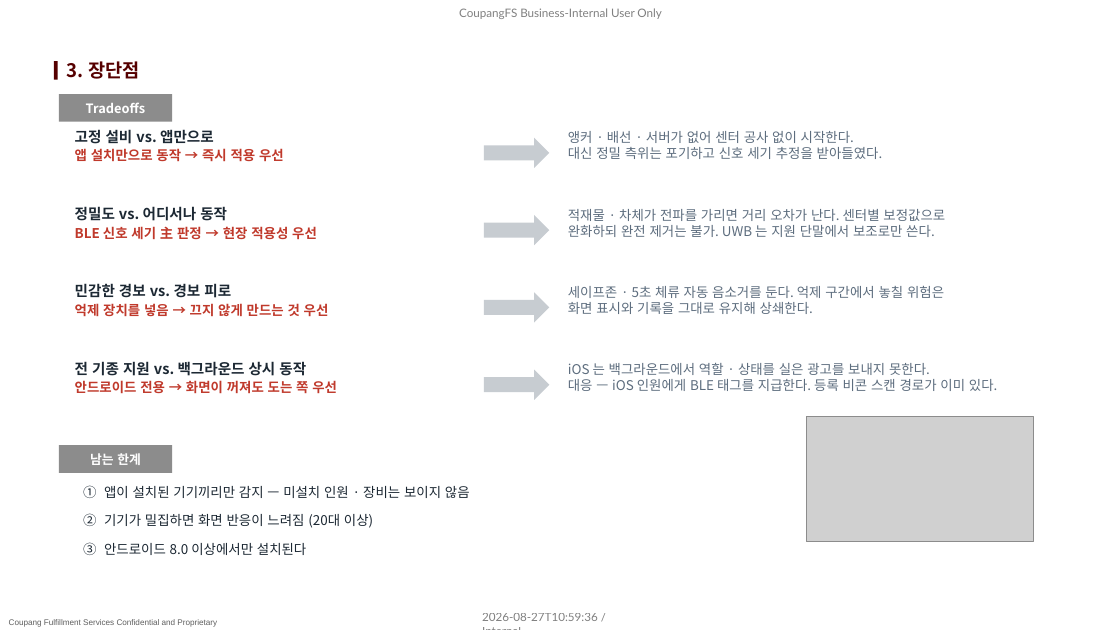
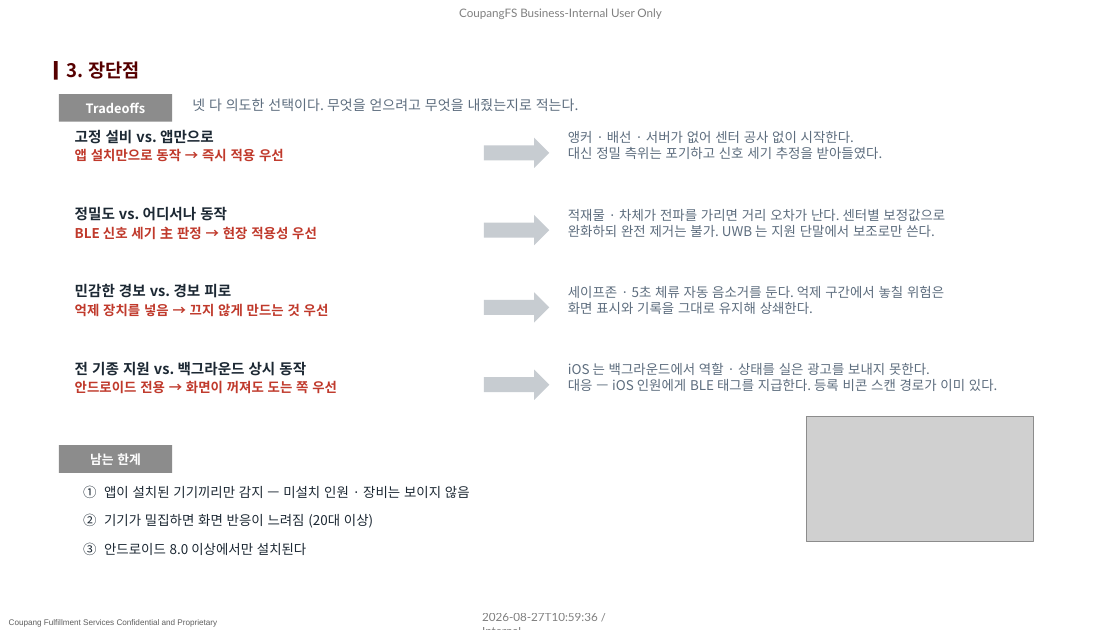
Before and after one commit to pslymzero-cyber/SafeAlert, a slide deck: slide 6 of docs/presentation/company_form/SafeAlert_보고_2026.08.pptx (slide 5 before the commit). Drawn at 1120x630 pixels with LibreOffice and Linux fonts; fonts in the diff are those of the drawing; grey boxes stand for pictures; background and template pictures are left out. Boxes give left, top, right and bottom in pixels: in the first picture for what was removed or moved away, otherwise in the second. Text is boxed around its words. In the diff, an @@ line names an element or a change of style, - is before the commit and + after.

```diff
--- a/docs/presentation/company_form/SafeAlert_보고_2026.08.pptx
+++ b/docs/presentation/company_form/SafeAlert_보고_2026.08.pptx
@@ text added at box(192, 98, 579, 111), 12 pt, text #5D6D7E @@
+넷 다 의도한 선택이다. 무엇을 얻으려고 무엇을 내줬는지로 적는다.
```
Also in this commit, not shown: 1 other slide changed, 2 slides added, 1 other file.
